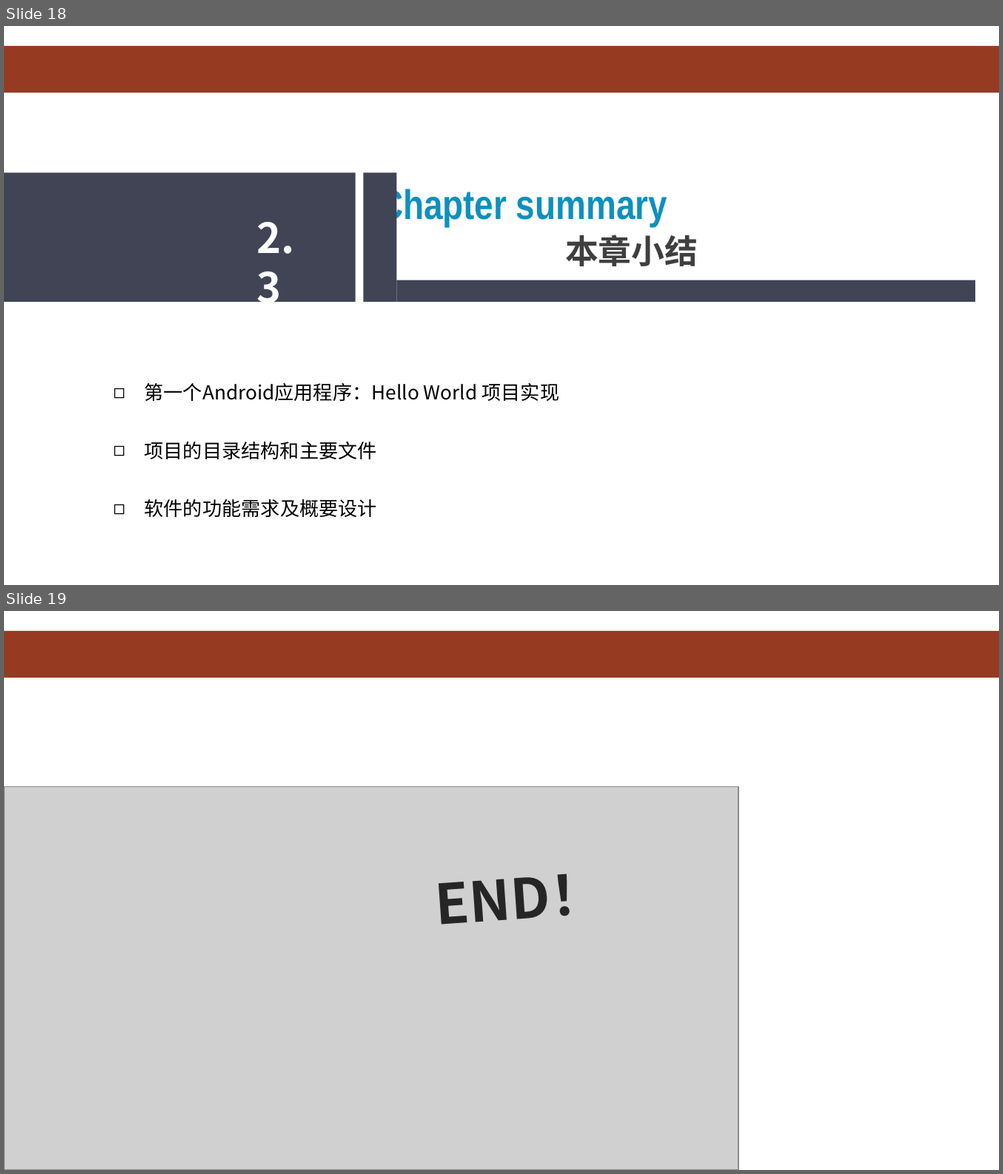
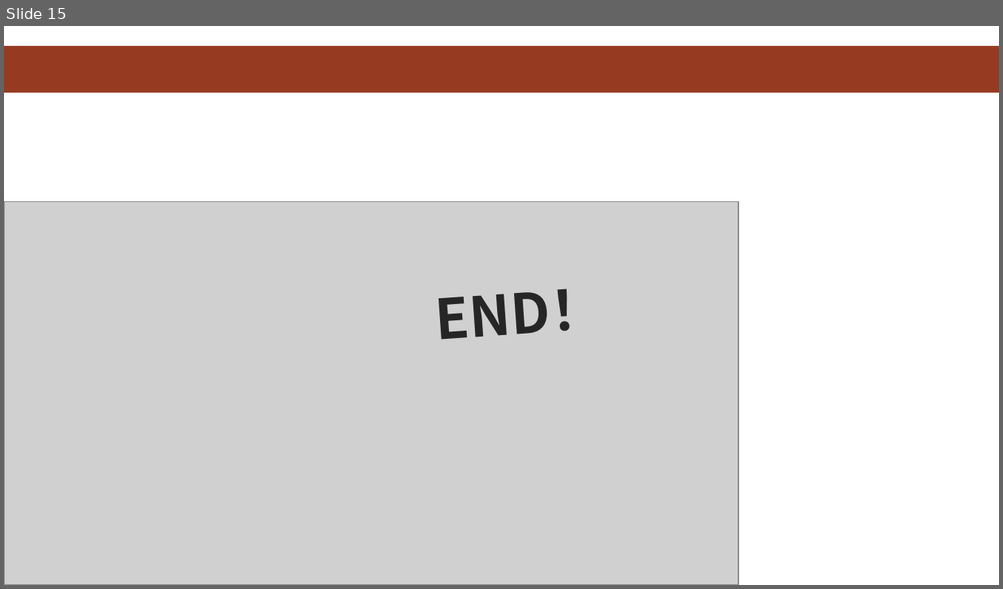
Before and after one commit to HBU/Android-PPT, a slide deck: 02.0 -- 首个程序 -- 第02章.ppt. Shown one above the other, each under a label of ours: slides 18 and 19 before the commit, slide 15 after it. The pictures are 1003x1174 and 1003x589 pixels, drawn with LibreOffice and Linux fonts; fonts in the diff are those of the drawing; grey boxes stand for pictures; background and template pictures are left out. Boxes give left, top, right and bottom in pixels: in the first picture for what was removed or moved away, otherwise in the second. Text is boxed around its words. In the diff, an @@ line names an element or a change of style, - is before the commit and + after.

```diff
--- a/02.0 -- 首个程序 -- 第02章.ppt
+++ b/02.0 -- 首个程序 -- 第02章.ppt
@@ slide 18 removed at (4, 26, 999, 585), background #FFFFFF; not listed: 1 template element that a slide beside it also shows @@
@@ rectangle removed at (4, 173, 355, 303) @@
@@ rectangle removed at (363, 173, 397, 303) @@
@@ text removed at (378, 186, 667, 227) @@
-Chapter summary
@@ text removed at (256, 222, 294, 314) @@
-2.3
@@ text removed at (565, 235, 697, 266) @@
-本章小结
@@ rectangle removed at (397, 281, 976, 303) @@
@@ text removed at (145, 383, 560, 517) @@
-◻ 第一个Android应用程序：Hello World 项目实现
-◻ 项目的目录结构和主要文件
-◻ 软件的功能需求及概要设计
@@ what was slide 19 is now slide 15 @@
```
Also in this commit, not shown: 10 slides changed, 1 slide added, 4 other slides removed.
